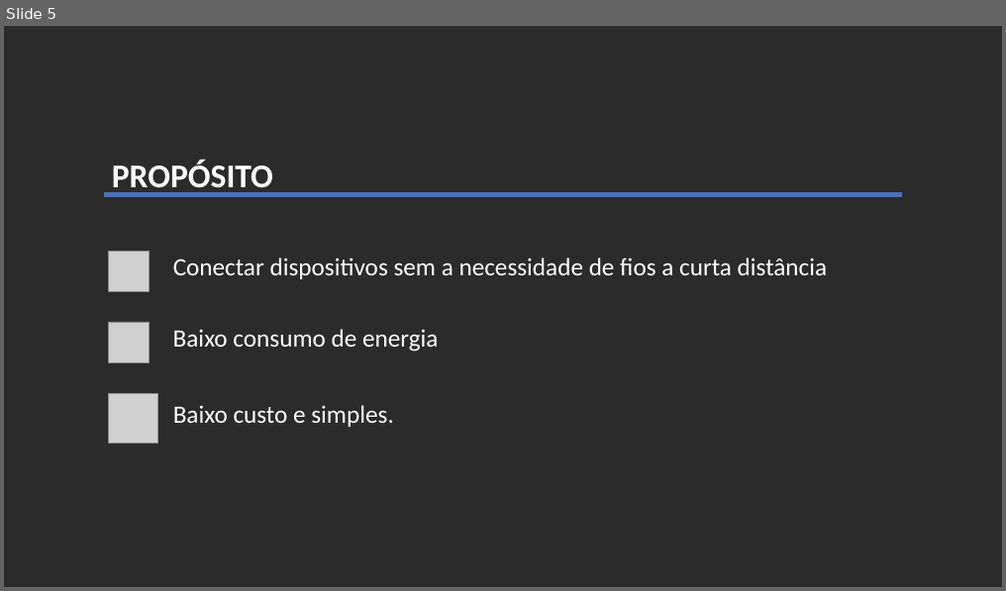
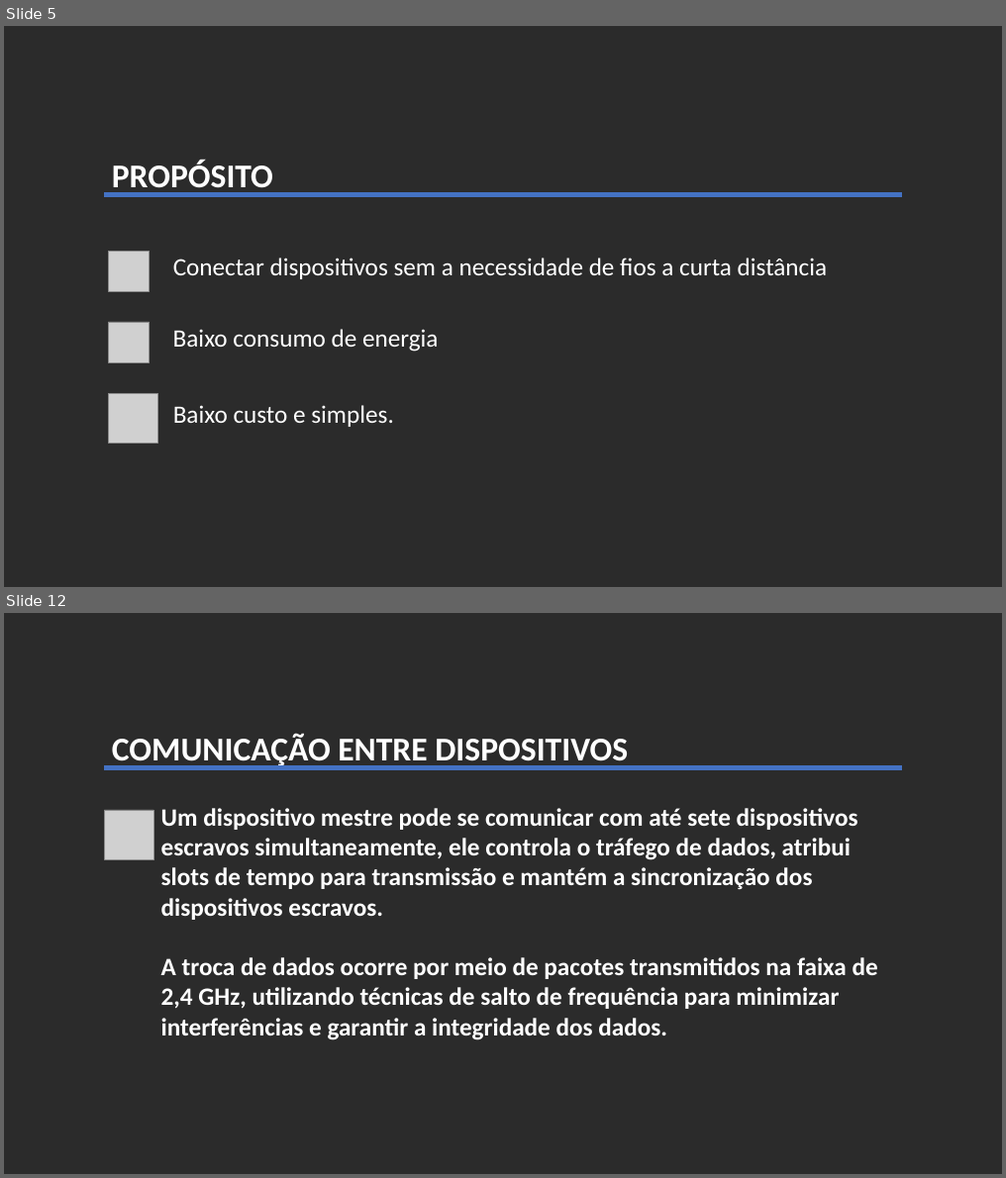
Before and after one commit to VandersonSenai/MODULO03, a slide deck: IoT/Apresentação Protocolos IoT BT.pptx. Shown one above the other, each under a label of ours: slide 5 before the commit, slides 5 and 12 after it; the slides between them are not shown. The pictures are 1006x591 and 1006x1178 pixels, drawn with LibreOffice and Linux fonts; fonts in the diff are those of the drawing; grey boxes stand for pictures; background and template pictures are left out; a plain dark background stands for a picture behind light text. Boxes give left, top, right and bottom in pixels: in the first picture for what was removed or moved away, otherwise in the second. Text is boxed around its words. In the diff, an @@ line names an element or a change of style, - is before the commit and + after.

```diff
--- a/IoT/Apresentação Protocolos IoT BT.pptx
+++ b/IoT/Apresentação Protocolos IoT BT.pptx
@@ slide 12 added at box(4, 613, 1002, 1174), background picture (left out) @@
@@ subtitle added at box(112, 733, 628, 768), 32 pt, text #FFFFFF, bold @@
+COMUNICAÇÃO ENTRE DISPOSITIVOS
@@ line added from (104, 768) to (902, 768), #4472C4 4.5 pt @@
@@ picture added at box(104, 810, 153, 860) @@
@@ text added at box(161, 808, 878, 1041), 24 pt, text #FFFFFF, bold @@
+Um dispositivo mestre pode se comunicar com até sete dispositivos escravos simultaneamente, ele controla o tráfego de dados, atribui slots de tempo para transmissão e mantém a sincronização dos dispositivos escravos.
+A troca de dados ocorre por meio de pacotes transmitidos na faixa de 2,4 GHz, utilizando técnicas de salto de frequência para minimizar interferências e garantir a integridade dos dados.
```
Also in this commit, not shown: 5 slides changed, 11 other slides added, 4 slides removed, 6 other files.
